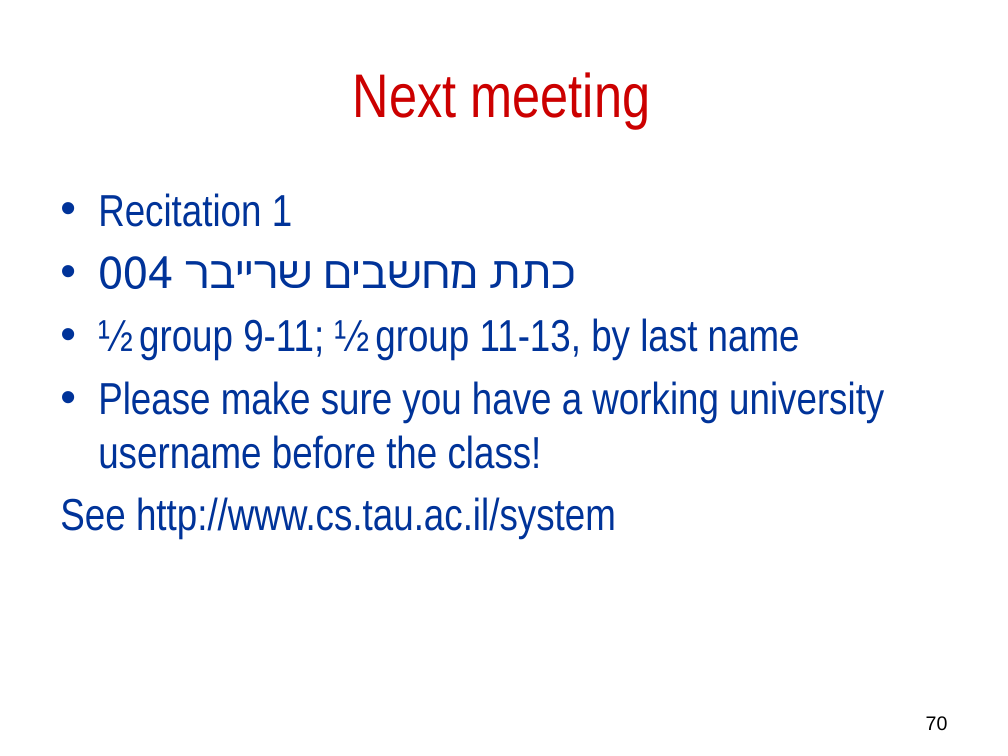
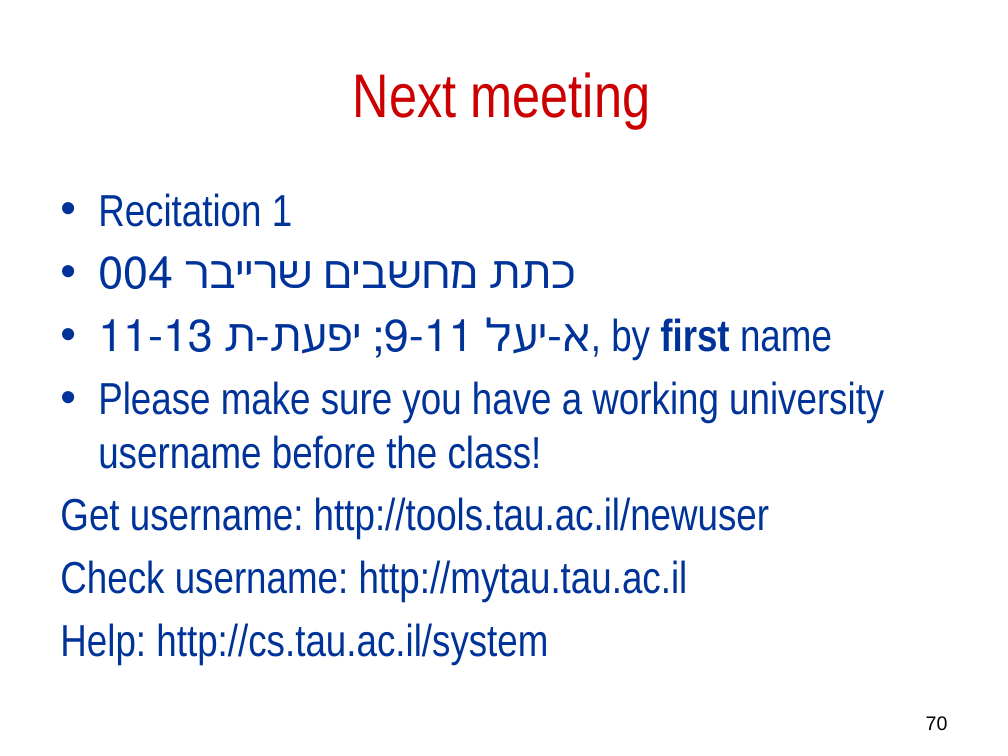
Before and after one commit to robintux/gip, a slide deck: slide 70 of Sessions/1/gip1.pptx. Drawn at 1008x756 pixels with LibreOffice and Linux fonts; fonts in the diff are those of the drawing. Boxes give left, top, right and bottom in pixels: in the first picture for what was removed or moved away, otherwise in the second. Text is boxed around its words. In the diff, an @@ line names an element or a change of style, - is before the commit and + after.

```diff
--- a/Sessions/1/gip1.pptx
+++ b/Sessions/1/gip1.pptx
@@ text at [384, 318, 832, 360]: text changed @@
-• ½ group 9-11; ½ group 11-13, by last name
+• א-יעל 9-11; יפעת-ת 11-13, by first name
@@ text at [60, 497, 769, 665]: text changed @@
-See http://www.cs.tau.ac.il/system
+Get username: http://tools.tau.ac.il/newuser
+Check username: http://mytau.tau.ac.il
+Help: http://cs.tau.ac.il/system
```
Also in this commit, not shown: 8 other slides changed.
